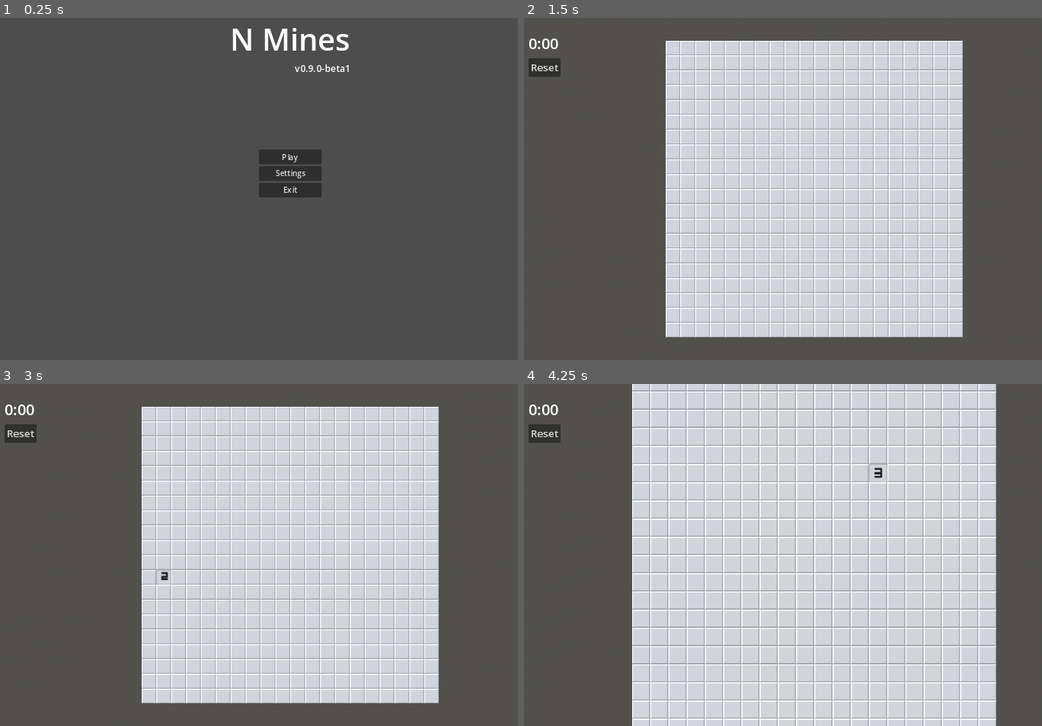
Above: before the commit, frames 1-4 (two rows, left to right).
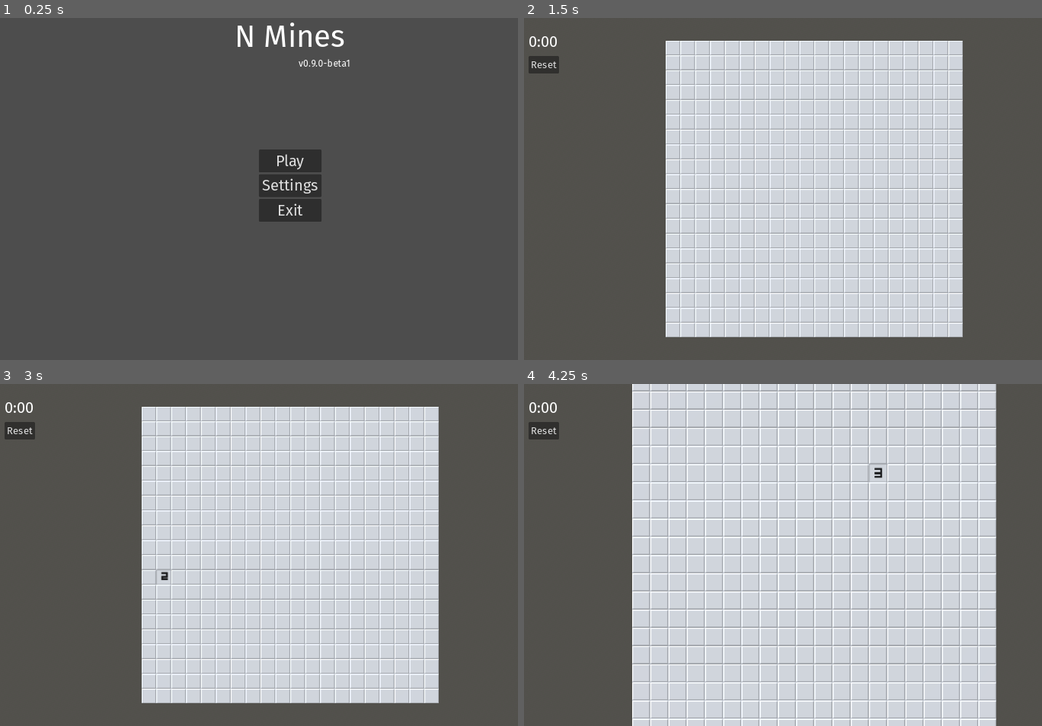
Above: after the commit, the same moments.

Repository: Enn3Developer/n_minesweeper
Game: Godot game, scene res://scenes/menu.tscn
Same seed, same stepped clock (60 frames per second), same inputs: the game is played once before the commit and once after it.
Inputs (mouse positions are in pixels of both pictures, inside the frame that each line leads up to):
- Up to frame 1 (0.25 s): no input
- Up to frame 2 (1.5 s): click "Play" at 0.5 s; click "Reset" at 1.25 s
- Up to frame 3 (3 s): tap Enter at 2 s; move the mouse to (424, 537) at 2.02 s; hold . (multi_swipe_down_right) 2.03-2.75 s; hold Middle mouse button (multi_touch) 2.03-2.75 s; click (424, 537) at 2.17 s; tap R (reset) at 2.75 s; drag from (165, 572) to (259, 623) at 2.77 s
- Up to frame 4 (4.25 s): tap R (reset) at 3.5 s; move the mouse to (876, 479) at 3.52 s; hold . (multi_swipe_down_right) from 3.53 s (still down); hold Mouse wheel up (pinch_outward) from 3.53 s (still down); click (876, 479) at 3.67 s

The runs differ from the first frame. In frame 1, 2.3% of the frame differs, in the area x 44-68%, y 1-60%; in frame 2, 0.3%; in frame 3, 0.3%; in frame 4, 0.3%.

Commit message:
added default theme

Diff:
--- /dev/null
+++ b/assets/themes/default_theme.tres
@@ -0,0 +1,7 @@
+[gd_resource type="Theme" load_steps=2 format=3 uid="uid://ip5l68yft2fm"]
+
+[ext_resource type="FontFile" uid="uid://dxvxo0juxkrr" path="res://assets/fonts/FiraSans.ttf" id="1_nks3n"]
+
+[resource]
+default_font = ExtResource("1_nks3n")
+default_font_size = 32
--- a/project.godot
+++ b/project.godot
@@ -37,6 +37,13 @@
 [dotnet]
 
 project/assembly_name="N Mines"
+
+[gui]
+
+theme/custom="res://assets/themes/default_theme.tres"
+theme/custom_font="res://assets/fonts/FiraSans.ttf"
+theme/default_font_antialiasing=0
+theme/default_font_hinting=0
 
 [input]
 
--- a/scenes/menu.tscn
+++ b/scenes/menu.tscn
@@ -1,12 +1,6 @@
-[gd_scene load_steps=4 format=3 uid="uid://dcwvbecb6eimq"]
+[gd_scene load_steps=2 format=3 uid="uid://dcwvbecb6eimq"]
 
 [ext_resource type="Script" path="res://scripts/menu.gd" id="1_6wwdr"]
-
-[sub_resource type="LabelSettings" id="LabelSettings_4qkd1"]
-font_size = 64
-
-[sub_resource type="LabelSettings" id="LabelSettings_g72v7"]
-font_size = 20
 
 [node name="Menu" type="Control"]
 layout_mode = 3
@@ -29,14 +23,14 @@
 
 [node name="Title" type="Label" parent="TitleBar"]
 layout_mode = 2
+theme_override_font_sizes/font_size = 64
 text = "N Mines"
-label_settings = SubResource("LabelSettings_4qkd1")
 horizontal_alignment = 1
 vertical_alignment = 1
 
 [node name="Version" type="Label" parent="TitleBar"]
 layout_mode = 2
-label_settings = SubResource("LabelSettings_g72v7")
+theme_override_font_sizes/font_size = 20
 horizontal_alignment = 2
 vertical_alignment = 1
 
Binary file added: assets/fonts/FiraSans.ttf
Not shown, added: assets/fonts/FiraSans.ttf.import
Not shown, changed: export_presets.cfg
